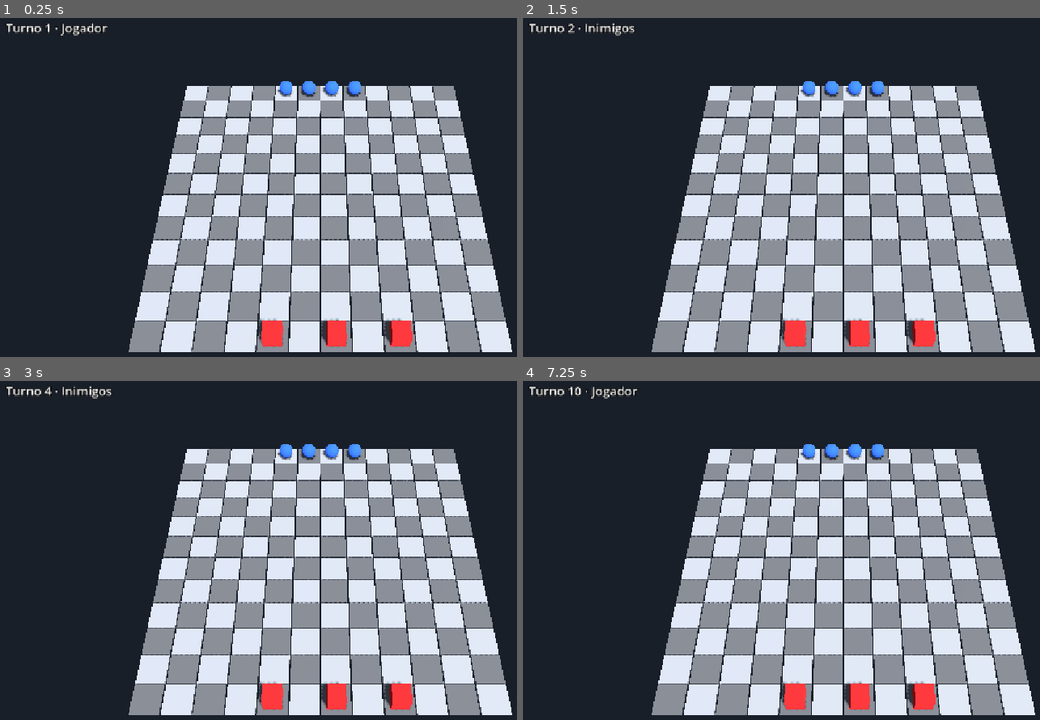
Above: before the commit, frames 1-4 (two rows, left to right).
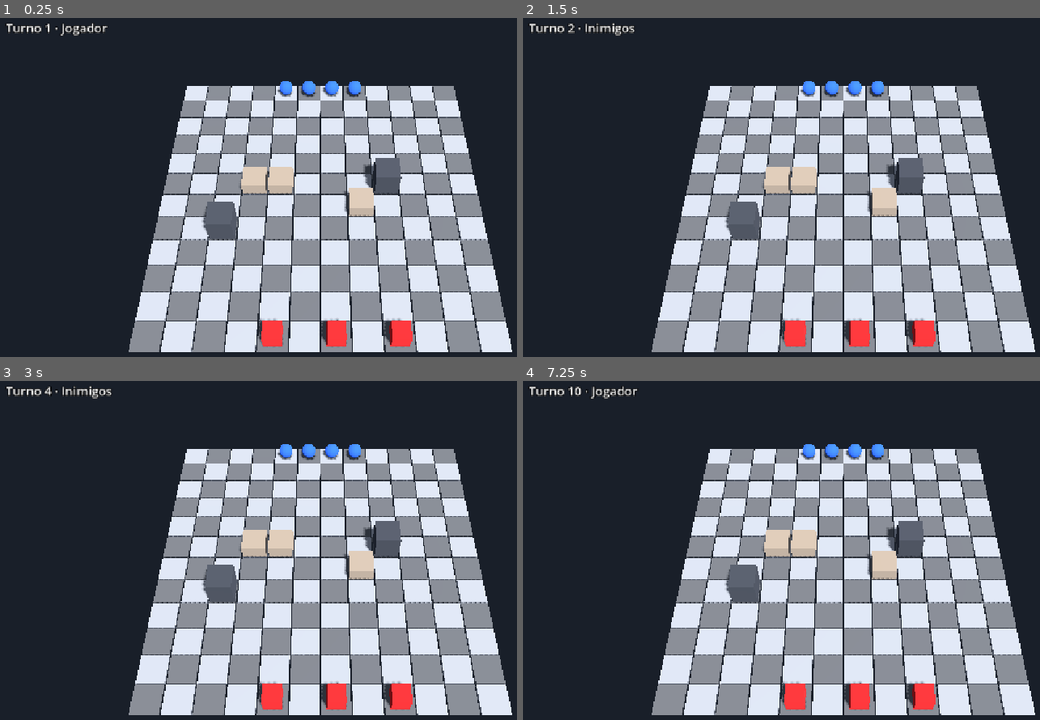
Above: after the commit, the same moments.

Repository: lcf-fernandes/codeName_Phantom1
Game: Godot game, scene res://scenes/tactical/maps/test_level.tscn
Same seed, same stepped clock (60 frames per second), same inputs: the game is played once before the commit and once after it.
Inputs (mouse positions are in pixels of both pictures, inside the frame that each line leads up to):
- Up to frame 1 (0.25 s): no input
- Up to frame 2 (1.5 s): tap Enter at 0.5, 0.6 s; move the mouse to (988, 177) at 0.52 s; click (988, 177) at 0.67 s; move the mouse to (714, 211) at 1.27 s; tap Keypad Enter at 1.35 s; click (714, 211) at 1.42 s
- Up to frame 3 (3 s): move the mouse to (382, 475) at 2.02 s; tap Enter at 2.1 s; click (382, 475) at 2.17 s; move the mouse to (289, 631) at 2.77 s; tap Keypad Enter at 2.85 s; click (289, 631) at 2.92 s
- Up to frame 4 (7.25 s): move the mouse to (1039, 611) at 3.52 s; tap Enter at 3.6, 5.1, 6.6 s; click (1039, 611) at 3.67 s; move the mouse to (647, 503) at 4.27 s; tap Keypad Enter at 4.35, 5.85 s; click (647, 503) at 4.42 s; move the mouse to (874, 557) at 5.02 s; click (874, 557) at 5.17 s; move the mouse to (745, 465) at 5.77 s; click (745, 465) at 5.92 s; move the mouse to (988, 540) at 6.52 s; click (988, 540) at 6.67 s

The runs differ from the first frame. In frame 1, 2.5% of the frame differs, in the area x 38-78%, y 41-66%; in frame 2, 2.5%; in frame 3, 2.5%; in frame 4, 2.5%.

Commit message:
Coberturas como dados da grade com bloqueio de movimento

Diff:
--- a/scenes/tactical/maps/test_level.tscn
+++ b/scenes/tactical/maps/test_level.tscn
@@ -10,6 +10,7 @@
 [ext_resource type="Script" uid="uid://dildgha15pnrv" path="res://scripts/tactical/unit_mover.gd" id="8_5jd15"]
 [ext_resource type="Script" uid="uid://bar21oli1v33j" path="res://scripts/tactical/turn_system/turn_manager.gd" id="9_nyvm0"]
 [ext_resource type="Script" uid="uid://cjfg0f17ott18" path="res://scripts/ui/turn_hud.gd" id="10_rfiu3"]
+[ext_resource type="Script" uid="uid://xr6lk3sapsu" path="res://scripts/tactical/cover/cover_map.gd" id="11_0ihwd"]
 
 [node name="TestLevel" type="Node3D" unique_id=238378437]
 
@@ -51,3 +52,6 @@
 
 [node name="TurnHud" type="CanvasLayer" parent="." unique_id=156892678]
 script = ExtResource("10_rfiu3")
+
+[node name="CoverMap" type="Node3D" parent="." unique_id=283894841]
+script = ExtResource("11_0ihwd")
--- /dev/null
+++ b/scripts/tactical/cover/cover_map.gd
@@ -0,0 +1,114 @@
+class_name CoverMap
+extends Node3D
+## Coberturas como dados da grade (uma única fonte: as duas listas de células).
+## Cada célula da lista ganha uma forma 3D simples e passa a bloquear o movimento.
+## Ainda sem efeito em combate.
+
+## Tipo de cobertura de uma célula.
+enum CoverType { NONE, LOW, HIGH }
+
+const UNITS_GROUP: StringName = &"units"
+
+## Caminho até o GridManager.
+@export var grid_manager_path: NodePath = ^"../GridManager"
+## Células com cobertura baixa.
+@export var low_cover_cells: Array[Vector2i] = [Vector2i(3, 5), Vector2i(4, 5), Vector2i(7, 6)]
+## Células com cobertura alta.
+@export var high_cover_cells: Array[Vector2i] = [Vector2i(8, 5), Vector2i(2, 7)]
+## Lado da base das formas, em metros.
+@export var footprint: float = 1.8
+## Altura da cobertura baixa, em metros.
+@export var low_height: float = 1.0
+## Altura da cobertura alta, em metros.
+@export var high_height: float = 2.0
+## Cor da cobertura baixa (marrom-acinzentado claro).
+@export var low_color: Color = Color(0.62, 0.55, 0.47)
+## Cor da cobertura alta (cinza-escuro).
+@export var high_color: Color = Color(0.25, 0.26, 0.28)
+
+var _grid_manager: GridManager
+
+
+func _ready() -> void:
+	_grid_manager = get_node(grid_manager_path) as GridManager
+	assert(_grid_manager != null, "CoverMap: grid_manager_path não aponta para um GridManager.")
+
+	_validate()
+	print("[Coberturas] baixas: %s | altas: %s" % [_cells_text(low_cover_cells), _cells_text(high_cover_cells)])
+	for cell: Vector2i in low_cover_cells:
+		_build_shape(cell, low_height, low_color, "Baixa")
+	for cell: Vector2i in high_cover_cells:
+		_build_shape(cell, high_height, high_color, "Alta")
+
+
+## Tipo de cobertura da célula (alta tem prioridade se a célula estiver nas duas listas).
+func get_cover(cell: Vector2i) -> CoverType:
+	if high_cover_cells.has(cell):
+		return CoverType.HIGH
+	if low_cover_cells.has(cell):
+		return CoverType.LOW
+	return CoverType.NONE
+
+
+## Verdadeiro para qualquer célula com cobertura.
+func is_blocked(cell: Vector2i) -> bool:
+	return get_cover(cell) != CoverType.NONE
+
+
+# Avisa (push_warning e print) sobre células fora da grade, repetidas ou em linhas de início.
+func _validate() -> void:
+	var last_row: int = _grid_manager.grid_floor.grid_depth - 1
+	var unit_cells: Dictionary[Vector2i, bool] = {}
+	for node: Node in get_tree().get_nodes_in_group(UNITS_GROUP):
+		var unit: Unit = node as Unit
+		if unit != null:
+			unit_cells[unit.cell] = true
+
+	var counts: Dictionary[Vector2i, int] = {}
+	var all_cells: Array[Vector2i] = []
+	all_cells.append_array(low_cover_cells)
+	all_cells.append_array(high_cover_cells)
+	for cell: Vector2i in all_cells:
+		counts[cell] = counts.get(cell, 0) + 1
+
+	var reported: Dictionary[Vector2i, bool] = {}
+	for cell: Vector2i in all_cells:
+		if not _grid_manager.is_inside(cell):
+			_warn("célula %s está fora da grade" % cell)
+		if counts[cell] > 1 and not reported.has(cell):
+			reported[cell] = true
+			_warn("célula %s aparece %d vezes nas listas de cobertura" % [cell, counts[cell]])
+		if cell.y == 0 or cell.y == last_row:
+			_warn("célula %s está em uma linha de início de unidades (0 ou %d)" % [cell, last_row])
+		if unit_cells.has(cell):
+			_warn("célula %s coincide com a célula de uma unidade" % cell)
+
+
+func _build_shape(cell: Vector2i, height: float, color: Color, label: String) -> void:
+	var mesh: BoxMesh = BoxMesh.new()
+	mesh.size = Vector3(footprint, height, footprint)
+
+	var material: StandardMaterial3D = StandardMaterial3D.new()
+	material.albedo_color = color
+	material.roughness = 0.9
+
+	var shape: MeshInstance3D = MeshInstance3D.new()
+	shape.name = "%s_%d_%d" % [label, cell.x, cell.y]
+	shape.mesh = mesh
+	shape.material_override = material
+	add_child(shape)
+	# Apoiada no chão: o centro vertical fica em metade da altura.
+	shape.global_position = _grid_manager.cell_to_world(cell) + Vector3(0.0, height * 0.5, 0.0)
+	print("  %s %s -> centro global %s" % [label, cell, shape.global_position])
+
+
+func _warn(message: String) -> void:
+	push_warning("[Coberturas] " + message)
+	print("[Coberturas] AVISO: " + message)
+
+
+func _cells_text(cells: Array[Vector2i]) -> String:
+	var parts: PackedStringArray = PackedStringArray()
+	for cell: Vector2i in cells:
+		parts.append("(%d, %d)" % [cell.x, cell.y])
+	return ", ".join(parts)
--- a/scripts/tactical/movement_range.gd
+++ b/scripts/tactical/movement_range.gd
@@ -11,6 +11,8 @@
 @export var selection_controller_path: NodePath = ^"../SelectionController"
 ## Caminho até o GridManager.
 @export var grid_manager_path: NodePath = ^"../GridManager"
+## Caminho até o CoverMap (células com cobertura bloqueiam o movimento).
+@export var cover_map_path: NodePath = ^"../CoverMap"
 ## Lado de cada quadrado de alcance, em metros.
 @export var tile_size: float = 1.8
 ## Altura dos quadrados acima da superfície do chão, em metros.
@@ -19,6 +21,7 @@
 @export var tile_color: Color = Color(0.45, 0.75, 1.0, 0.45)
 
 var _grid_manager: GridManager
+var _cover_map: CoverMap
 var _tile_mesh: PlaneMesh
 var _tile_material: StandardMaterial3D
 var _tiles: Array[MeshInstance3D] = []
@@ -26,8 +29,10 @@
 
 func _ready() -> void:
 	_grid_manager = get_node(grid_manager_path) as GridManager
+	_cover_map = get_node(cover_map_path) as CoverMap
 	var selection: SelectionController = get_node(selection_controller_path) as SelectionController
 	assert(_grid_manager != null, "MovementRange: grid_manager_path não aponta para um GridManager.")
+	assert(_cover_map != null, "MovementRange: cover_map_path não aponta para um CoverMap.")
 	assert(selection != null, "MovementRange: selection_controller_path não aponta para um SelectionController.")
 
 	_tile_mesh = PlaneMesh.new()
@@ -88,7 +93,7 @@
 			continue
 		for direction: Vector2i in DIRECTIONS:
 			var next: Vector2i = current + direction
-			if costs.has(next) or occupied.has(next) or not _grid_manager.is_inside(next):
+			if costs.has(next) or occupied.has(next) or _cover_map.is_blocked(next) or not _grid_manager.is_inside(next):
 				continue
 			costs[next] = cost + 1
 			reachable[next] = cost + 1
Not shown, changed: addons/godot_mcp/cache/undo/stack.json
Not shown, added: export_presets.cfg
Not shown, added: scripts/tactical/cover/cover_map.gd.uid
Not shown, added: tests/Unidade Fantasma.console.exe
Not shown, added: tests/Unidade Fantasma.exe
Not shown, added: tests/Unidade Fantasma.pck
